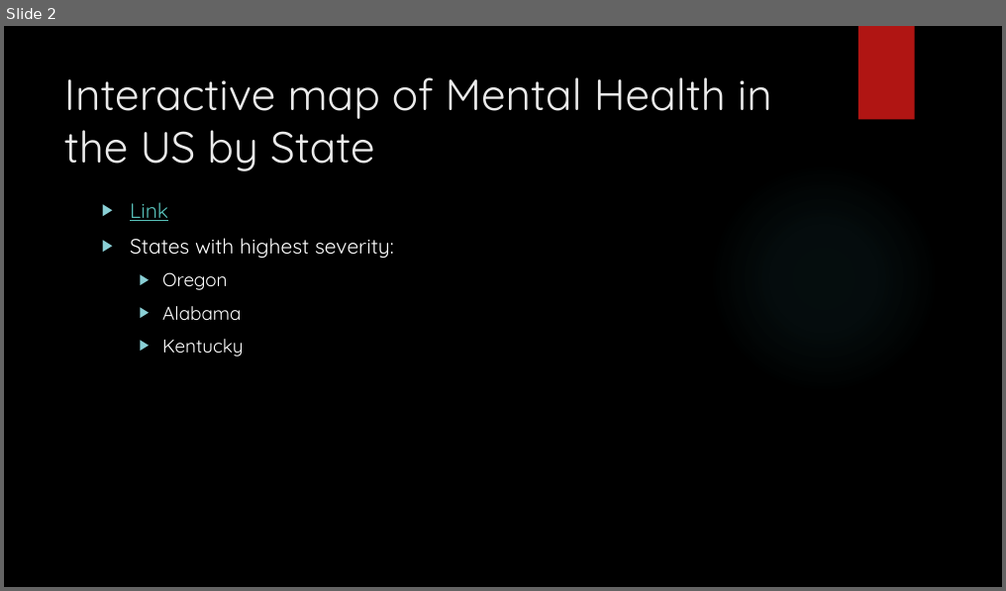
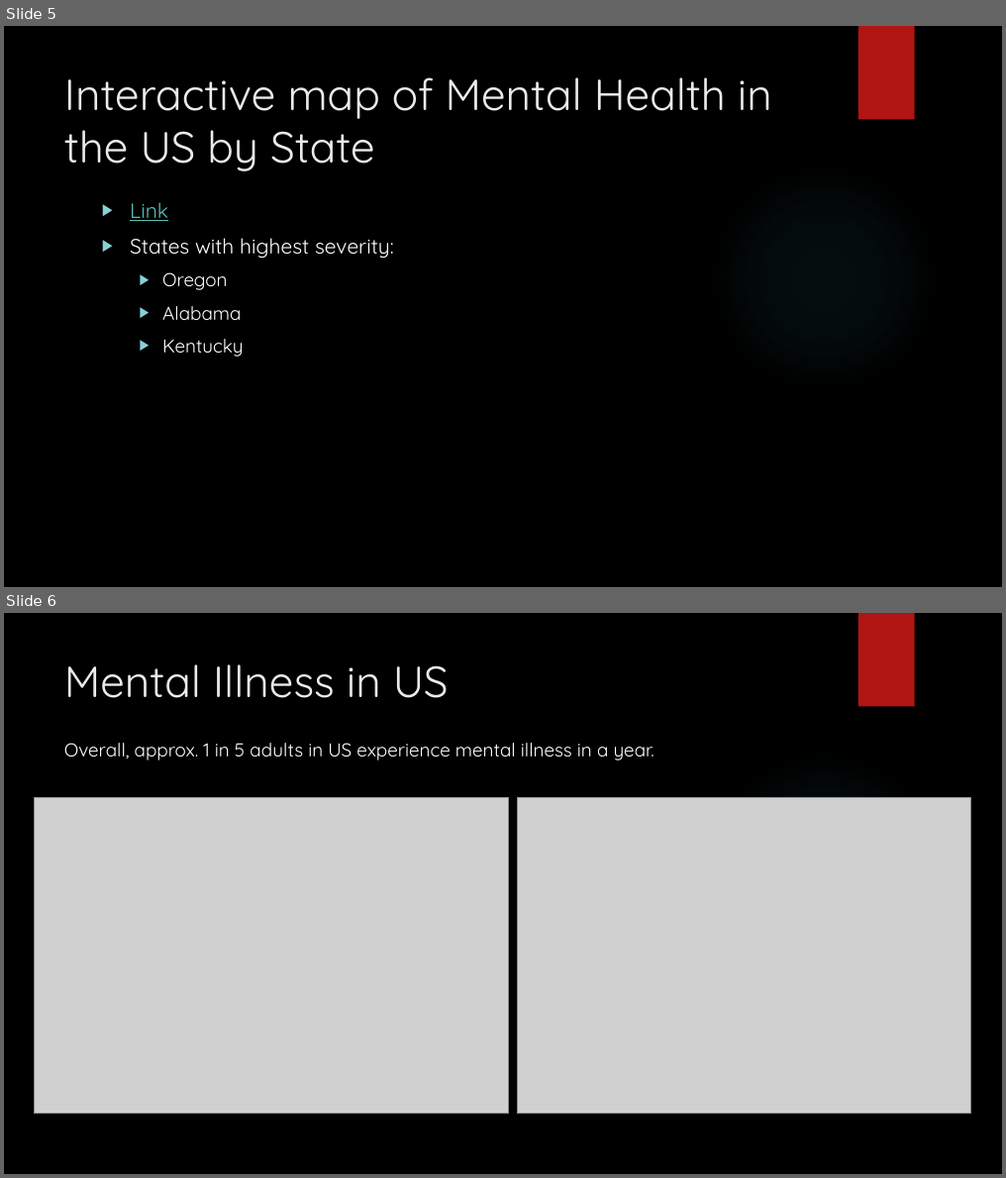
Before and after one commit to brian-e-haley/Mental_health_US, a slide deck: Output/MentalHealth_in_the_US.pptx. Shown one above the other, each under a label of ours: slide 2 before the commit, slides 5 and 6 after it. The pictures are 1006x591 and 1006x1178 pixels, drawn with LibreOffice and Linux fonts; fonts in the diff are those of the drawing; grey boxes stand for pictures; background and template pictures are left out. Boxes give left, top, right and bottom in pixels: in the first picture for what was removed or moved away, otherwise in the second. Text is boxed around its words. In the diff, an @@ line names an element or a change of style, - is before the commit and + after.

```diff
--- a/Output/MentalHealth_in_the_US.pptx
+++ b/Output/MentalHealth_in_the_US.pptx
@@ slide 6 added at (4,613,1002,1174), background picture (left out); not listed: 2 template elements that a slide beside it also shows @@
@@ title added at (64,664,449,698), 42 pt, text #EBEBEB @@
+Mental Illness in US
@@ text added at (64,743,654,761), 18 pt, text #FFFFFF @@
+Overall, approx. 1 in 5 adults in US experience mental illness in a year.
@@ picture added at (34,797,509,1114) @@
@@ picture added at (518,798,971,1114) @@
@@ what was slide 2 is now slide 5 @@
```
Also in this commit, not shown: 4 slides changed, 3 other files.
